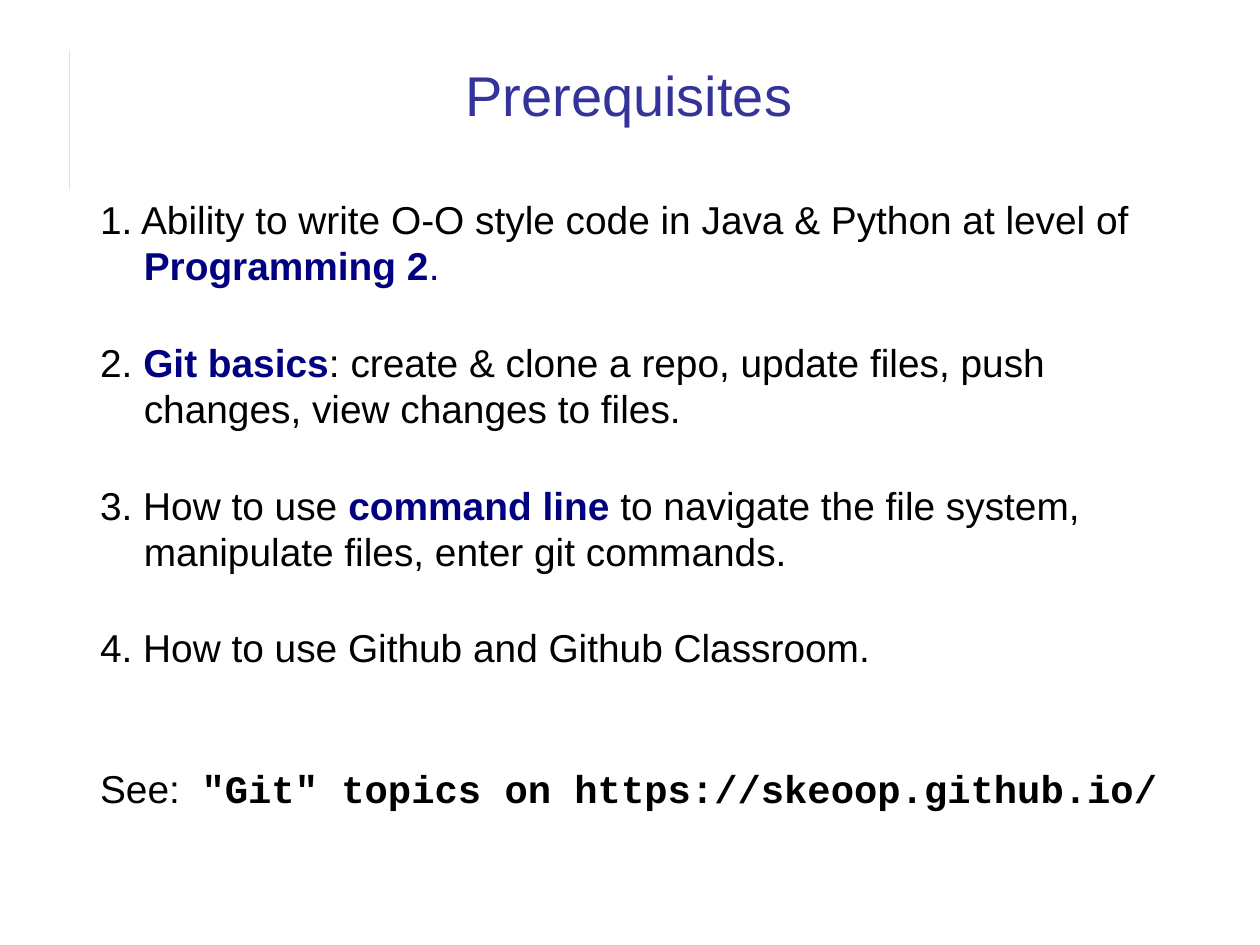
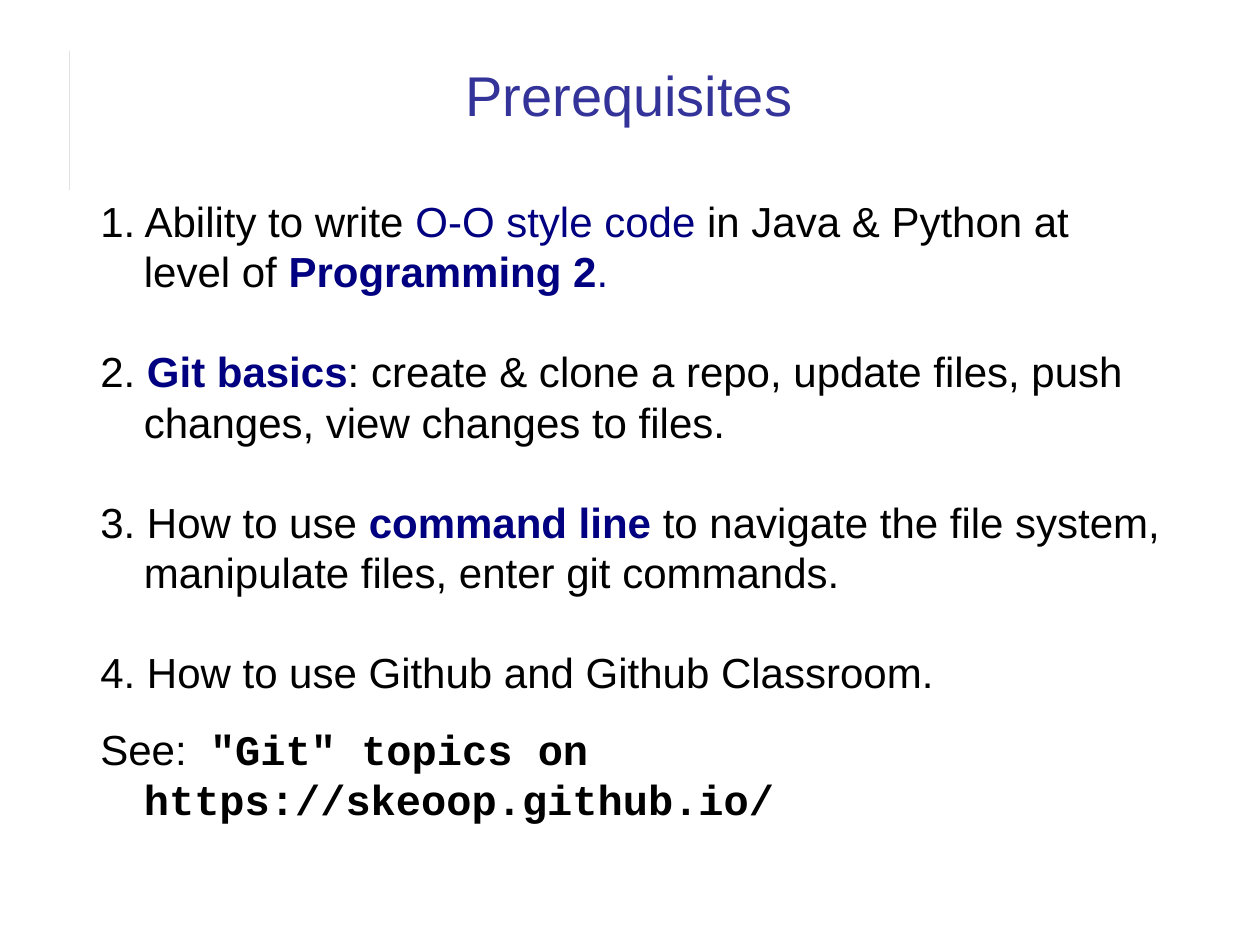
Before and after one commit to cpske/ISP, a slide deck: slide 8 of introduction/Introduction-to-Course.ppt. Drawn at 1260x945 pixels with LibreOffice and Linux fonts; fonts in the diff are those of the drawing. Boxes give left, top, right and bottom in pixels: in the first picture for what was removed or moved away, otherwise in the second. Text is boxed around its words. In the diff, an @@ line names an element or a change of style, - is before the commit and + after.

```diff
--- a/introduction/Introduction-to-Course.ppt
+++ b/introduction/Introduction-to-Course.ppt
@@ text "1. Ability to write O-O ..." at (x1=100, y1=206, x2=1160, y2=824): size 22.2 to 24 pt; text colour #000000 to #000080 in "O-O style code"; line spacing 0.9 to 1 @@
```
Also in this commit, not shown: 8 other slides changed, 2 other files.
